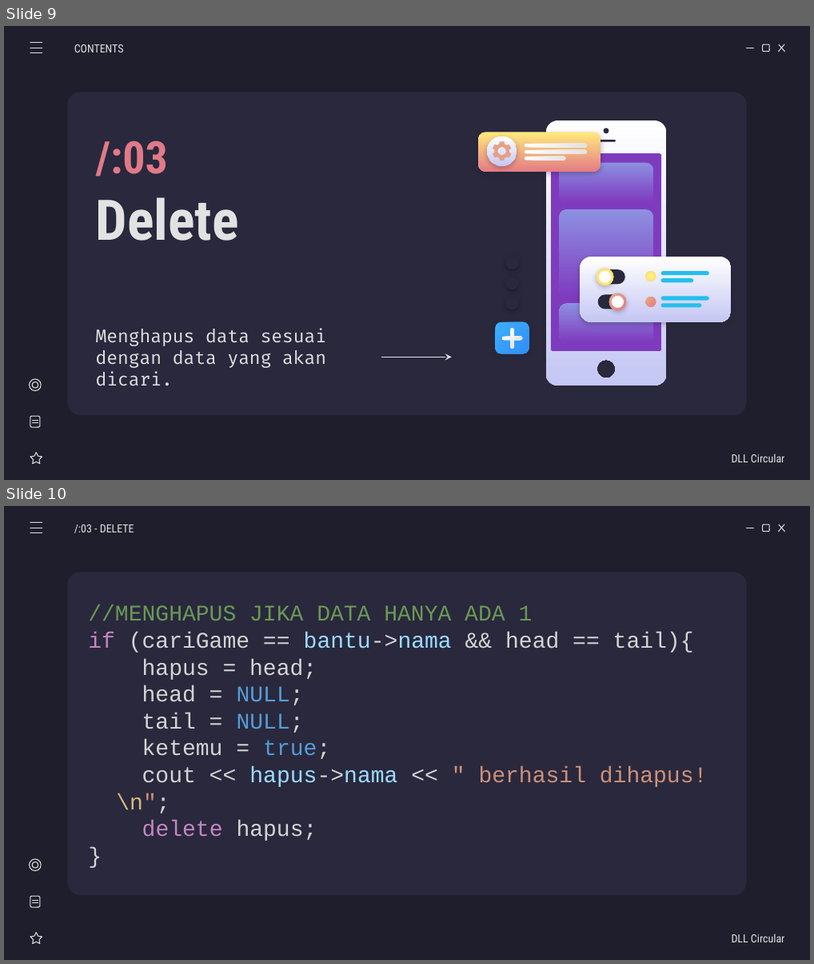
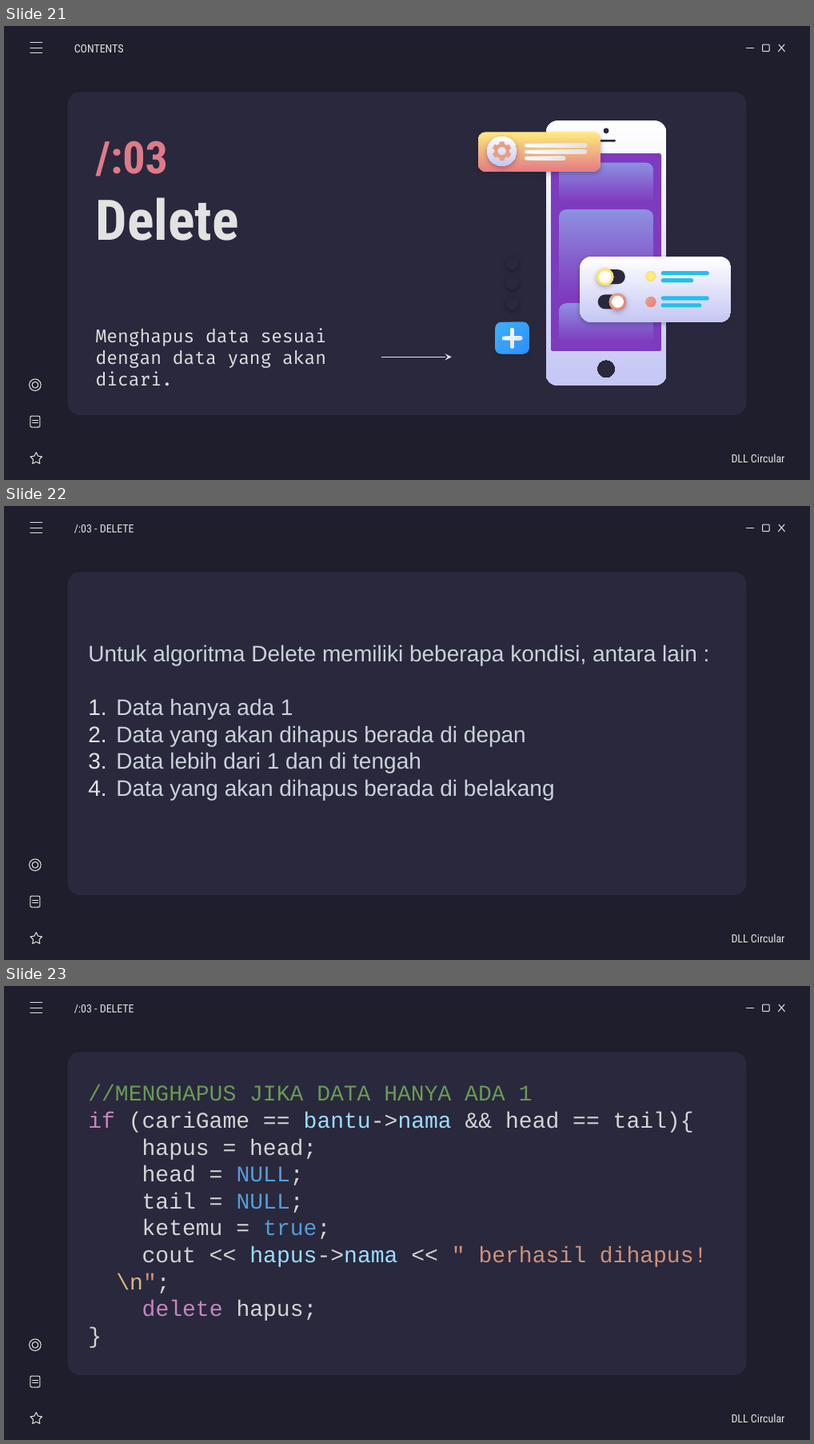
Before and after one commit to weztcy/Semester-3, a slide deck: Struktur Data/List Game - Kelompok 5.pptx. Shown one above the other, each under a label of ours: slides 9 and 10 before the commit, slides 21, 22 and 23 after it. The pictures are 814x964 and 814x1444 pixels, drawn with LibreOffice and Linux fonts; fonts in the diff are those of the drawing. Boxes give left, top, right and bottom in pixels: in the first picture for what was removed or moved away, otherwise in the second. Text is boxed around its words. In the diff, an @@ line names an element or a change of style, - is before the commit and + after.

```diff
--- a/Struktur Data/List Game - Kelompok 5.pptx
+++ b/Struktur Data/List Game - Kelompok 5.pptx
@@ slide 22 added at (4,506,810,960), background #1E1E2C; not listed: 5 template elements that a slide beside it also shows @@
@@ line added from (30, 523) to (42, 523), #E2E2E2 0.75 pt @@
@@ line added from (30, 528) to (42, 528), #E2E2E2 0.75 pt @@
@@ subtitle added at (74,524,134,533), 10 pt, text #E2E2E2 @@
+/:03 - DELETE
@@ line added from (30, 533) to (42, 533), #E2E2E2 0.75 pt @@
@@ subtitle added at (88,644,698,800), 20 pt, text #C9D1D9 @@
+Untuk algoritma Delete memiliki beberapa kondisi, antara lain :
+1. Data hanya ada 1
+2. Data yang akan dihapus berada di depan
+3. Data lebih dari 1 dan di tengah
+4. Data yang akan dihapus berada di belakang
@@ group added at (29,858,42,943): 2 lines, 2 ellipses, 1 star, 1 rounded rectangle @@
@@ subtitle added at (732,933,786,942), 10 pt, text #E2E2E2 @@
+DLL Circular
@@ what was slide 9 is now slide 21 @@
@@ what was slide 10 is now slide 23 @@
```
Also in this commit, not shown: 4 slides changed, 12 other slides added, 4 other files.
